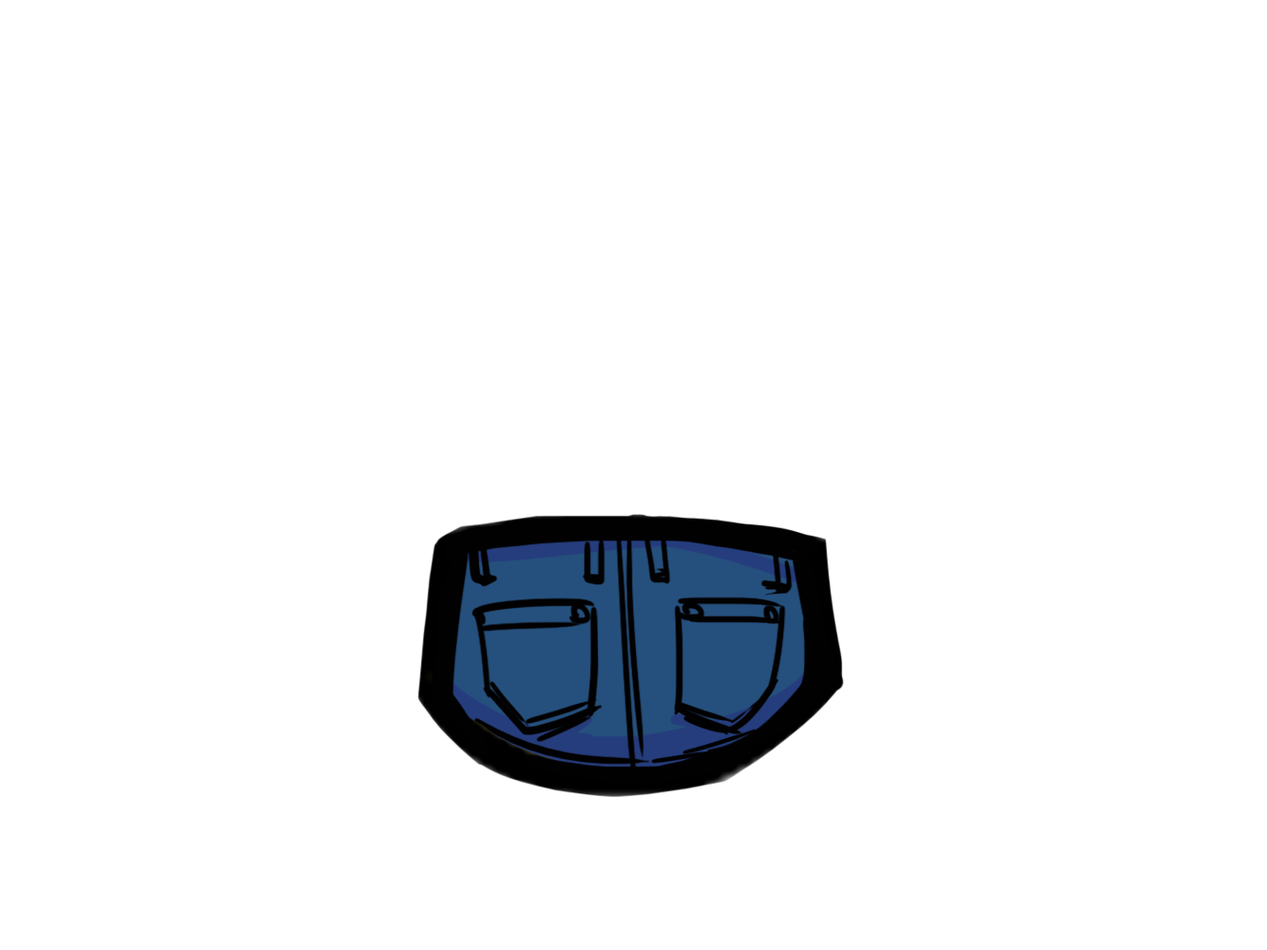
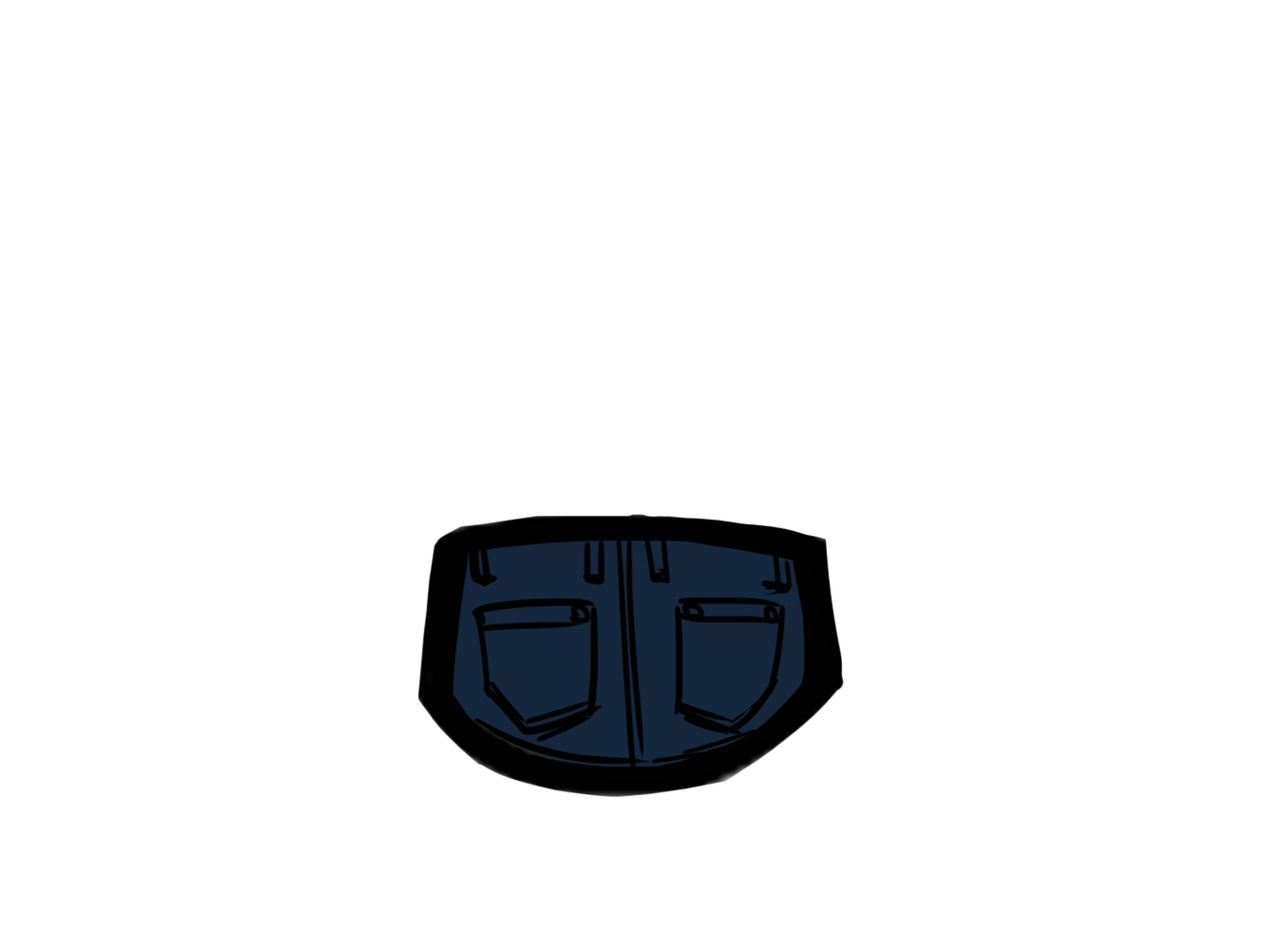
Revision of a layered (1267, 950) image; what changed, layer by layer:
added layer "Layer 4" above "Layer 3" over [452, 539, 830, 768]
added layer "Layer 3" above "Layer 2" over [452, 539, 830, 768]
